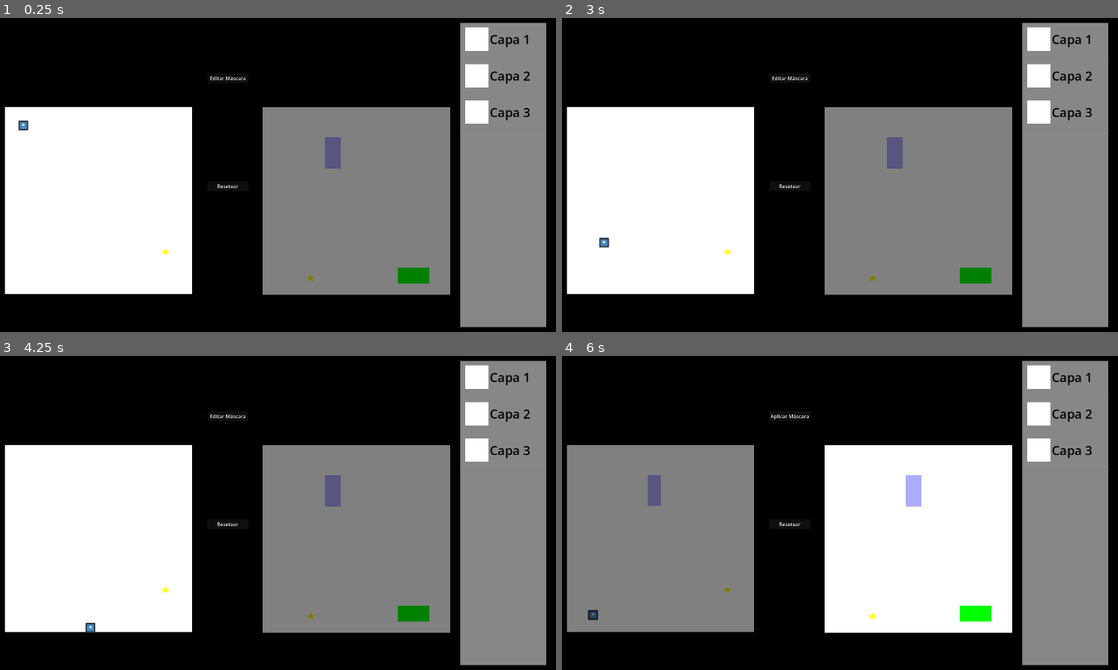
Above: before the commit, frames 1-4 (two rows, left to right).
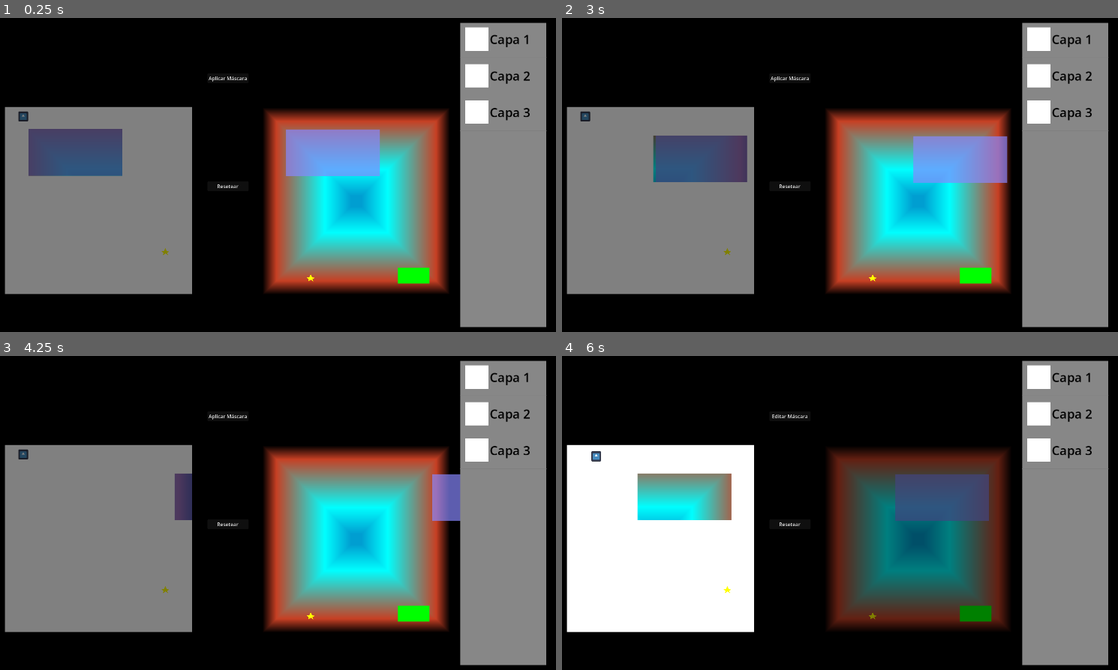
Above: after the commit, the same moments.

Repository: JuanFdS/ggj2026
Game: Godot game, scene res://screens/game_scenes/pruebita.tscn
Same seed, same stepped clock (60 frames per second), same inputs: the game is played once before the commit and once after it. The engine's default icon, where the game draws it, is replaced by a stand-in: a white triangle on a blue panel in a dark square.
Inputs (mouse positions are in pixels of both pictures, inside the frame that each line leads up to):
- Up to frame 1 (0.25 s): no input
- Up to frame 2 (3 s): click "Editar Máscara" (after the commit: "Aplicar Máscara") at 0.5 s; click "Aplicar Máscara" (after the commit: "Editar Máscara") at 1.25 s; click "Resetear" at 2 s; tap Enter (ui_accept) at 2.75 s; move the mouse to (951, 159) at 2.77 s; hold Right (ui_right) from 2.78 s (still down); click (951, 159) at 2.85 s
- Up to frame 3 (4.25 s): tap Enter (ui_accept) at 3.02 s; release Right (ui_right) at 3.5 s; drag from (133, 531) to (333, 491) at 3.52 s
- Up to frame 4 (6 s): tap Enter (ui_accept) at 4.25, 5.75 s; move the mouse to (878, 440) at 4.27 s; hold Left (ui_left) 4.28-5 s; tap 1 at 4.35 s; drag from (789, 582) to (895, 491) at 5.02 s; move the mouse to (995, 563) at 5.77 s; hold Right (ui_right) from 5.78 s (still down); tap M (toggle_mask) at 5.85 s

The runs differ from the first frame. In frame 1, 39% of the frame differs, in the area x 0-81%, y 18-89%; in frame 2, 39%; in frame 3, 39%; in frame 4, 40%.

Commit message:
FUNCIONA?¿¿¿???

Diff:
--- a/screens/game_scenes/mask.gd
+++ b/screens/game_scenes/mask.gd
@@ -14,7 +14,7 @@
 @onready var layer_preview: Sprite2D = %LayerPreview
 
 func _ready() -> void:
-	_change_state(State.Playing)
+	_change_state(State.Masking)
 	mask_button.pressed.connect(toggle_mask)
 
 func _process(delta: float) -> void:
@@ -45,6 +45,7 @@
 func _enter_state(state):
 	match state:
 		State.Playing:
+			%Sarlompa.visible = true
 			layer.modulate = Color.WHITE
 			self.modulate = Color(0.5,0.5,0.5)
 			mask_button.text = "Editar Máscara"
@@ -53,6 +54,7 @@
 			%MaskSelection.process_mode = Node.PROCESS_MODE_DISABLED
 			%Layer.process_mode = Node.PROCESS_MODE_INHERIT
 		State.Masking:
+			%Sarlompa.visible = false
 			layer.modulate = Color(0.5,0.5,0.5)
 			self.modulate = Color.WHITE
 			mask_button.text = "Aplicar Máscara"
--- a/screens/game_scenes/pruebita.tscn
+++ b/screens/game_scenes/pruebita.tscn
@@ -4,6 +4,7 @@
 [ext_resource type="Script" uid="uid://x0qole3ha7y6" path="res://screens/game_scenes/layer.gd" id="1_dg2up"]
 [ext_resource type="Script" uid="uid://cfp0q4rxa2l8x" path="res://scenes/player/player.gd" id="1_jg18i"]
 [ext_resource type="Script" uid="uid://blqrewm86hfjx" path="res://screens/game_scenes/nivel.gd" id="1_n54bx"]
+[ext_resource type="Script" uid="uid://ps2ayfxa8vhk" path="res://screens/game_scenes/sarlompa.gd" id="3_0npbb"]
 [ext_resource type="Script" uid="uid://caaqgeb6rfnfv" path="res://screens/game_scenes/mask.gd" id="3_2m1qm"]
 [ext_resource type="Script" uid="uid://b3628p8i1q0mi" path="res://scenes/mask_selection/mask_selection.gd" id="3_x4ba3"]
 [ext_resource type="Script" uid="uid://c0nrfrhvhoem0" path="res://screens/game_scenes/goal.gd" id="4_2br0v"]
@@ -19,14 +20,34 @@
 gradient = SubResource("Gradient_v73ld")
 
 [sub_resource type="Gradient" id="Gradient_jg18i"]
-offsets = PackedFloat32Array(1)
-colors = PackedColorArray(1, 1, 1, 1)
+offsets = PackedFloat32Array(0.33639145, 1)
+colors = PackedColorArray(1, 1, 1, 1, 1, 1, 1, 1)
 
 [sub_resource type="GradientTexture2D" id="GradientTexture2D_x4ba3"]
 gradient = SubResource("Gradient_jg18i")
 width = 600
 height = 600
 
+[sub_resource type="Gradient" id="Gradient_0npbb"]
+offsets = PackedFloat32Array(1)
+colors = PackedColorArray(1, 1, 1, 1)
+
+[sub_resource type="GradientTexture2D" id="GradientTexture2D_kjhe3"]
+gradient = SubResource("Gradient_0npbb")
+width = 400
+height = 400
+
+[sub_resource type="Gradient" id="Gradient_gvio3"]
+offsets = PackedFloat32Array(0.055045873, 0.33639145, 0.853211, 1)
+colors = PackedColorArray(0, 0.61960787, 0.81960785, 1, 0, 1, 1, 1, 0.78039217, 0.2509804, 0.14117648, 1, 0, 0, 0, 1)
+
+[sub_resource type="GradientTexture2D" id="GradientTexture2D_0npbb"]
+gradient = SubResource("Gradient_gvio3")
+width = 600
+height = 600
+fill = 2
+fill_from = Vector2(0.5, 0.5)
+
 [sub_resource type="WorldBoundaryShape2D" id="WorldBoundaryShape2D_jg18i"]
 
 [sub_resource type="WorldBoundaryShape2D" id="WorldBoundaryShape2D_x4ba3"]
@@ -86,8 +107,8 @@
 
 [sub_resource type="GradientTexture2D" id="GradientTexture2D_gvio3"]
 gradient = SubResource("Gradient_n54bx")
-width = 200
-height = 100
+width = 300
+height = 150
 
 [sub_resource type="Gradient" id="Gradient_2m1qm"]
 offsets = PackedFloat32Array(0.58709675)
@@ -95,11 +116,11 @@
 
 [sub_resource type="GradientTexture2D" id="GradientTexture2D_dg2up"]
 gradient = SubResource("Gradient_2m1qm")
-width = 50
-height = 100
+width = 300
+height = 150
 
 [sub_resource type="RectangleShape2D" id="RectangleShape2D_2m1qm"]
-size = Vector2(50, 100)
+size = Vector2(300, 150)
 
 [sub_resource type="StyleBoxFlat" id="StyleBoxFlat_2br0v"]
 bg_color = Color(0.0627451, 0.0627451, 0.0627451, 0.827451)
@@ -114,7 +135,7 @@
 [node name="Nivel" type="Node2D" unique_id=868727410]
 physics_interpolation_mode = 1
 script = ExtResource("1_n54bx")
-mask_size = Vector2i(50, 100)
+mask_size = Vector2i(300, 150)
 
 [node name="Background" type="Sprite2D" parent="." unique_id=1668949924]
 position = Vector2(993, 564)
@@ -129,6 +150,18 @@
 [node name="LayerBackground" type="Sprite2D" parent="Layer" unique_id=284435309]
 unique_name_in_owner = true
 texture = SubResource("GradientTexture2D_x4ba3")
+centered = false
+
+[node name="Sarlompa" type="Sprite2D" parent="Layer" unique_id=717492432]
+unique_name_in_owner = true
+clip_children = 1
+texture = SubResource("GradientTexture2D_kjhe3")
+centered = false
+region_enabled = true
+script = ExtResource("3_0npbb")
+
+[node name="MaskBackground" type="Sprite2D" parent="Layer/Sarlompa" unique_id=1819708292]
+texture = SubResource("GradientTexture2D_0npbb")
 centered = false
 
 [node name="StaticBody2D" type="StaticBody2D" parent="Layer" unique_id=1346561349]
@@ -176,7 +209,10 @@
 [node name="CollisionShape2D" type="CollisionShape2D" parent="Layer/Goal" unique_id=803392067]
 shape = SubResource("RectangleShape2D_y5ptm")
 
-[node name="Polygon2D" type="Polygon2D" parent="Layer/Goal" unique_id=708507762]
+[node name="Mask" type="Polygon2D" parent="Layer/Goal" unique_id=433590568]
+clip_children = 1
+
+[node name="Polygon2D" type="Polygon2D" parent="Layer/Goal/Mask" unique_id=273368178]
 position = Vector2(0, 6)
 color = Color(1, 1, 0, 1)
 polygon = PackedVector2Array(-4, -9, 0, -19, 5, -9, 13, -7, 6, -3, 10, 5, 1, -1, -7, 4, -6, -3, -13, -9)
@@ -198,7 +234,7 @@
 range_item_cull_mask = 2
 texture = SubResource("GradientTexture2D_2br0v")
 script = ExtResource("4_y5ptm")
-mask_size = Vector2i(50, 100)
+mask_size = Vector2i(300, 150)
 
 [node name="PreviewArea" type="Area2D" parent="Layer/PreviewMask" unique_id=1272415802]
 unique_name_in_owner = true
@@ -233,7 +269,7 @@
 
 [node name="MaskBackground" type="Sprite2D" parent="Mask" unique_id=218631811]
 unique_name_in_owner = true
-texture = SubResource("GradientTexture2D_x4ba3")
+texture = SubResource("GradientTexture2D_0npbb")
 centered = false
 
 [node name="StaticBody2D" type="StaticBody2D" parent="Mask" unique_id=1085760542]
@@ -269,7 +305,7 @@
 z_index = 1
 position = Vector2(226, 146)
 script = ExtResource("3_x4ba3")
-mask_size = Vector2i(50, 100)
+mask_size = Vector2i(300, 150)
 
 [node name="Sprite2D" type="Sprite2D" parent="Mask/MaskSelection" unique_id=26579043]
 texture = SubResource("GradientTexture2D_dg2up")
@@ -279,8 +315,6 @@
 
 [node name="CollisionShape2D" type="CollisionShape2D" parent="Mask/MaskSelection/MaskSelectionArea" unique_id=2010712115]
 shape = SubResource("RectangleShape2D_2m1qm")
-
-[node name="RemoteTransform2D" type="RemoteTransform2D" parent="Mask/MaskSelection" unique_id=616465055]
 
 [node name="Goal2" type="Area2D" parent="Mask" unique_id=1010649471]
 unique_name_in_owner = true
@@ -291,7 +325,10 @@
 [node name="CollisionShape2D" type="CollisionShape2D" parent="Mask/Goal2" unique_id=874928238]
 shape = SubResource("RectangleShape2D_y5ptm")
 
-[node name="Polygon2D" type="Polygon2D" parent="Mask/Goal2" unique_id=747893369]
+[node name="Mask" type="Polygon2D" parent="Mask/Goal2" unique_id=149369341]
+clip_children = 1
+
+[node name="Polygon2D" type="Polygon2D" parent="Mask/Goal2/Mask" unique_id=747893369]
 position = Vector2(0, 6)
 color = Color(1, 1, 0, 1)
 polygon = PackedVector2Array(-4, -9, 0, -19, 5, -9, 13, -7, 6, -3, 10, 5, 1, -1, -7, 4, -6, -3, -13, -9)
--- /dev/null
+++ b/screens/game_scenes/sarlompa.gd
@@ -0,0 +1,5 @@
+extends Sprite2D
+
+func _process(delta: float) -> void:
+	offset = %MaskSelection.position - Vector2(%MaskSelection.mask_size) / 2
+	region_rect.size = Vector2(%MaskSelection.mask_size)
Not shown, added: screens/game_scenes/sarlompa.gd.uid
